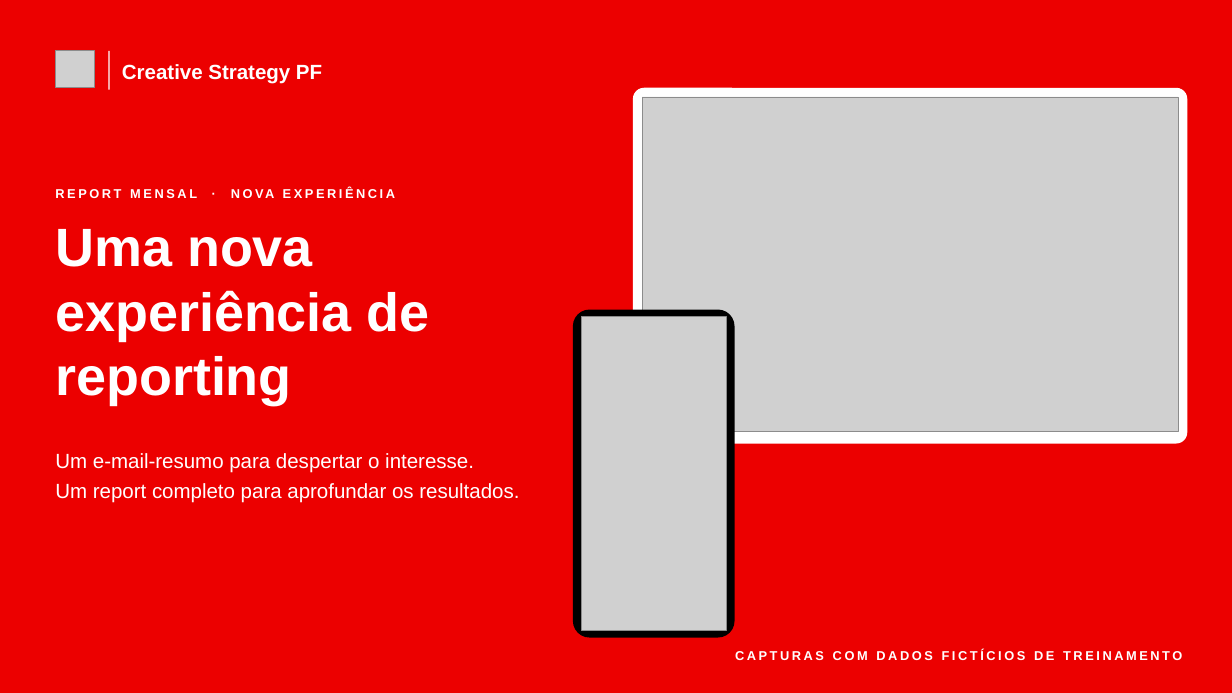
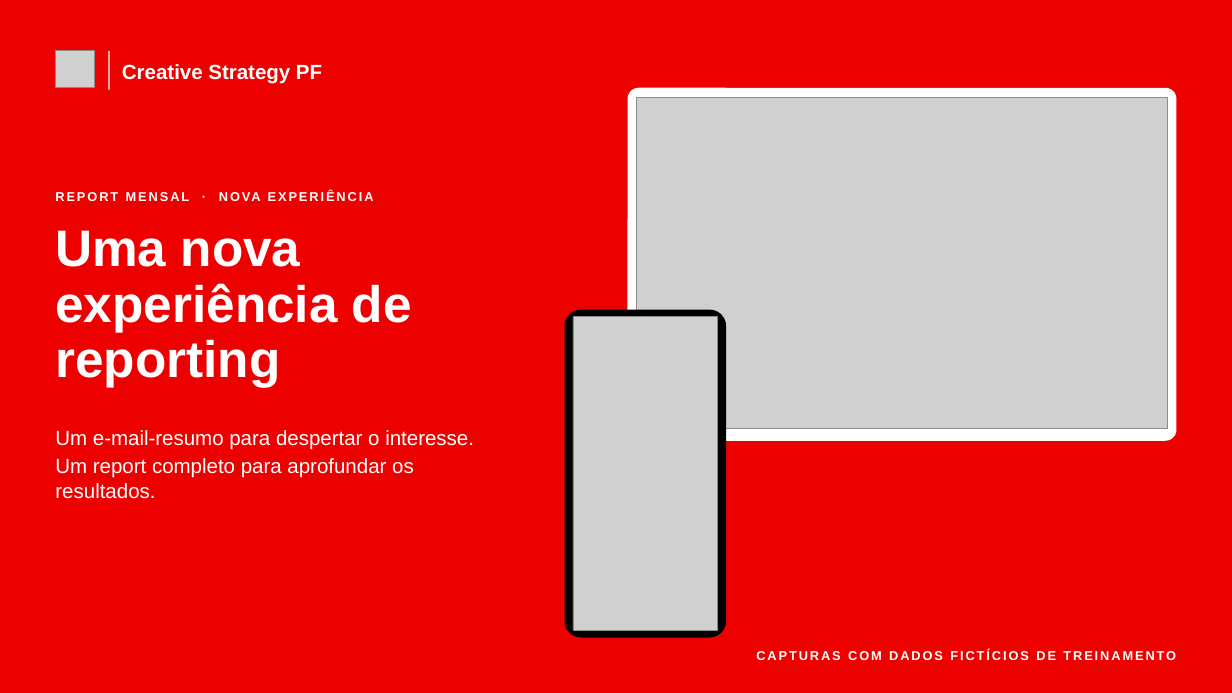
Before and after one commit to fabrizzioriccelli/report_mensal_st, a slide deck: slide 1 of kit/apresentacao-executiva.pptx. Drawn at 1232x693 pixels with LibreOffice and Linux fonts; fonts in the diff are those of the drawing; grey boxes stand for pictures. Boxes give left, top, right and bottom in pixels: in the first picture for what was removed or moved away, otherwise in the second. Text is boxed around its words. In the diff, an @@ line names an element or a change of style, - is before the commit and + after.

```diff
--- a/kit/apresentacao-executiva.pptx
+++ b/kit/apresentacao-executiva.pptx
@@ rounded rectangle: place and size @@
-rounded rectangle at (633, 88, 1188, 444)
+rounded rectangle at (628, 88, 1177, 441)
@@ picture: place and size @@
-picture at (642, 97, 1178, 432)
+picture at (637, 97, 1167, 429)
@@ text "REPORT MENSAL · NOVA EXPERIÊNCIA" at (55, 185, 610, 209): letter spacing 2 to 1.5 pt @@
@@ text "Uma nova experiência de reporting" at (55, 230, 412, 387): size 42 to 40 pt; line spacing 1 to 43.2pt; more space between paragraphs @@
@@ rounded rectangle: place and size @@
-rounded rectangle at (573, 310, 735, 638)
+rounded rectangle at (565, 310, 726, 638)
@@ picture: place and size @@
-picture at (581, 317, 726, 630)
+picture at (573, 317, 718, 630)
@@ text "Um e-mail-resumo para despertar o ...": place and size @@
-text "Um e-mail-resumo para despertar o ..." at (55, 453, 519, 503)
+text "Um e-mail-resumo para despertar o ..." at (55, 430, 474, 499)
@@ text "Um e-mail-resumo para despertar o ..." at (55, 430, 474, 499): line spacing 1 to 19.5pt; less space between paragraphs @@
@@ text "CAPTURAS COM DADOS FICTÍCIOS DE ..." at (756, 650, 1176, 660): letter spacing 2 to 1.5 pt @@
@@ text "CAPTURAS COM DADOS FICTÍCIOS DE ...": place and size @@
-text "CAPTURAS COM DADOS FICTÍCIOS DE ..." at (735, 650, 1182, 660)
+text "CAPTURAS COM DADOS FICTÍCIOS DE ..." at (756, 650, 1176, 660)
```
Also in this commit, not shown: 9 other slides changed, 4 other files.
